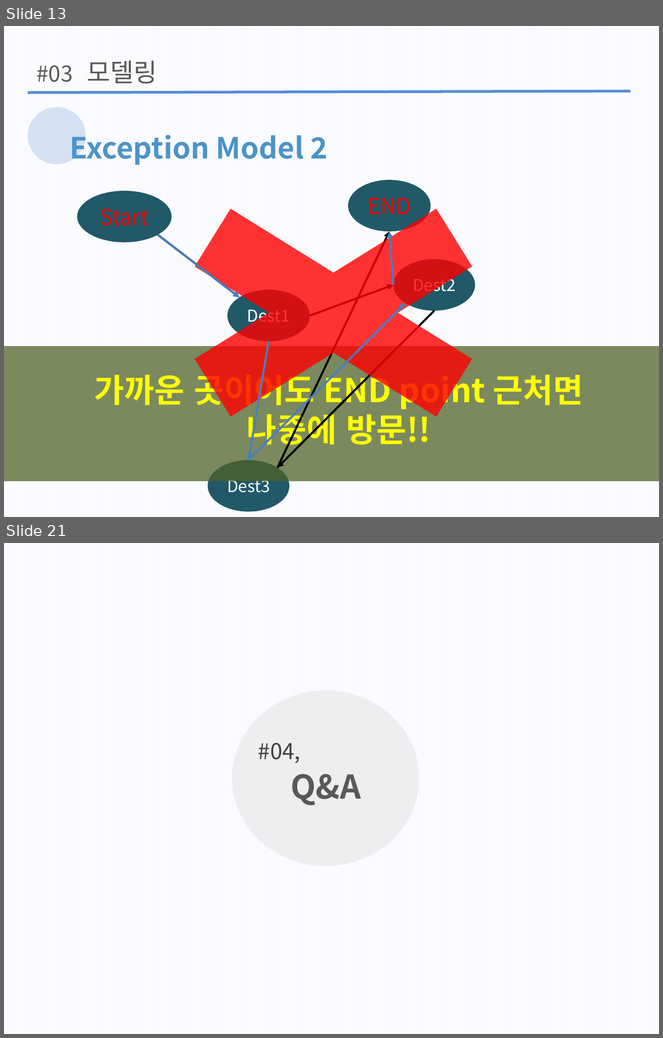
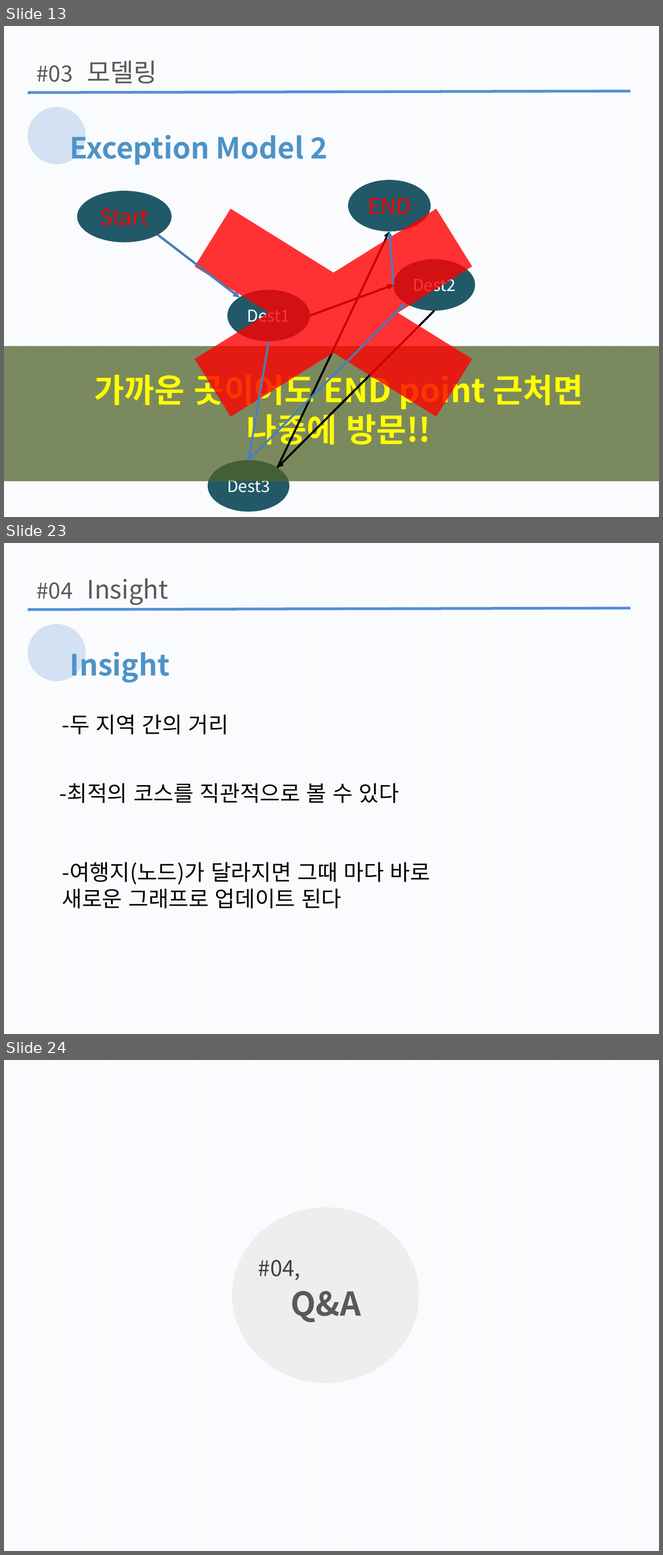
Before and after one commit to wlgh325/DS, a slide deck: 자구발표2.pptx. Shown one above the other, each under a label of ours: slides 13 and 21 before the commit, slides 13, 23 and 24 after it; the slides between them are not shown. The pictures are 663x1038 and 663x1555 pixels, drawn with LibreOffice and Linux fonts; fonts in the diff are those of the drawing. Boxes give left, top, right and bottom in pixels: in the first picture for what was removed or moved away, otherwise in the second. Text is boxed around its words. In the diff, an @@ line names an element or a change of style, - is before the commit and + after.

```diff
--- a/자구발표2.pptx
+++ b/자구발표2.pptx
@@ slide 23 added at (4, 543, 659, 1034), background pattern #FFFFFF on #F6F8FC @@
@@ text added at (37, 582, 73, 599), 24 pt, text #595959 @@
+#04
@@ text added at (87, 578, 168, 605), 28 pt, text #595959 @@
+Insight
@@ line added from (27, 610) to (631, 608), #558ED5 3 pt @@
@@ ellipse added at (27, 624, 85, 681), fill #558ED5 at 23% opacity @@
@@ text added at (70, 652, 170, 683), 32 pt, text #4C93C7, bold @@
+Insight
@@ text added at (62, 715, 229, 735), 24 pt, text #000000 @@
+-두 지역 간의 거리
@@ text added at (60, 783, 399, 804), 24 pt, text #000000 @@
+-최적의 코스를 직관적으로 볼 수 있다
@@ text added at (62, 862, 430, 909), 24 pt, text #000000 @@
+-여행지(노드)가 달라지면 그때 마다 바로
+새로운 그래프로 업데이트 된다
@@ what was slide 21 is now slide 24 @@
```
Also in this commit, not shown: 11 slides changed, 2 other slides added.
